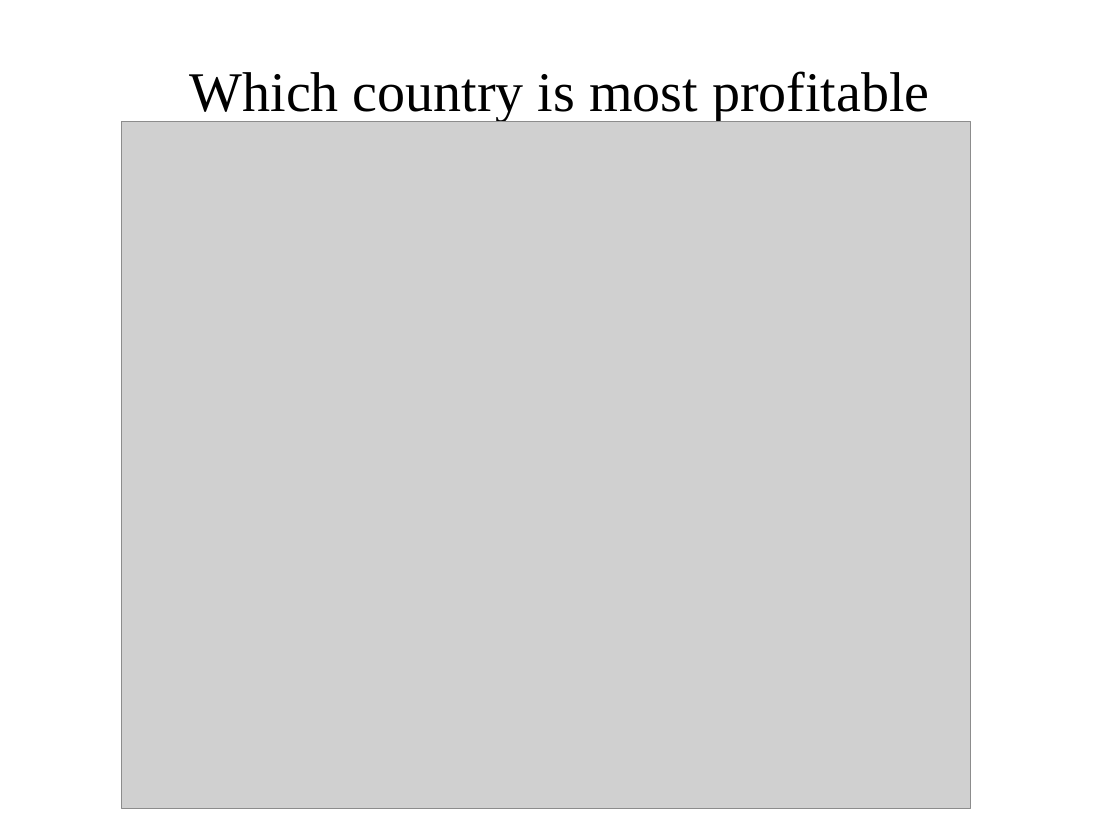
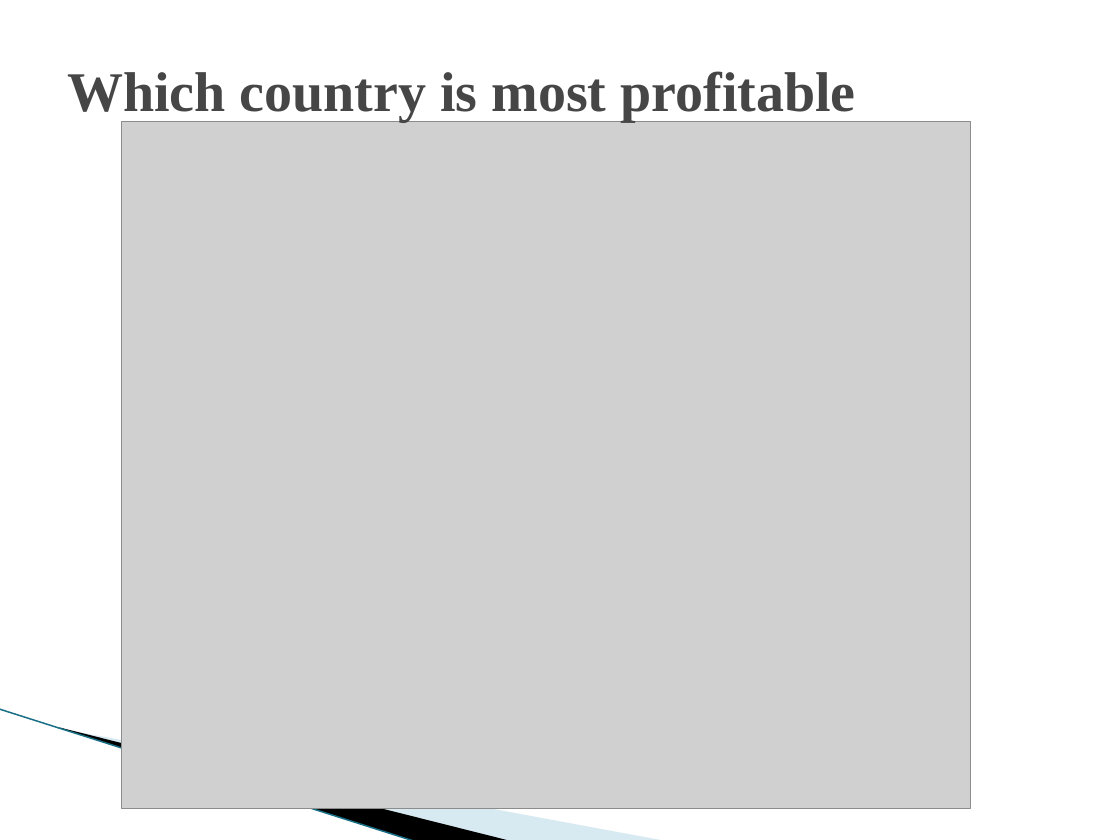
Before and after one commit to mayusuf/Customer-base-global-retail-bank, a slide deck: slide 2 of visual_presentation.pptx. Drawn at 1120x840 pixels with LibreOffice and Linux fonts; fonts in the diff are those of the drawing; grey boxes stand for pictures; background and template pictures are left out. Boxes give left, top, right and bottom in pixels: in the first picture for what was removed or moved away, otherwise in the second. Text is boxed around its words. In the diff, an @@ line names an element or a change of style, - is before the commit and + after.

```diff
--- a/visual_presentation.pptx
+++ b/visual_presentation.pptx
@@ title "Which country is most profitable" at (x1=67, y1=71, x2=856, y2=121): text colour #000000 to #464646, bold on; alignment centre to left @@
@@ line added from (0, 709) to (416, 840), #97C5D8 0.95 pt @@
@@ freeform shape added at (x1=59, y1=727, x2=512, y2=840), fill #000000 @@
@@ freeform shape added at (x1=62, y1=728, x2=666, y2=840), fill #A0CBDC at 40% opacity @@
```
Also in this commit, not shown: 8 other slides changed.
